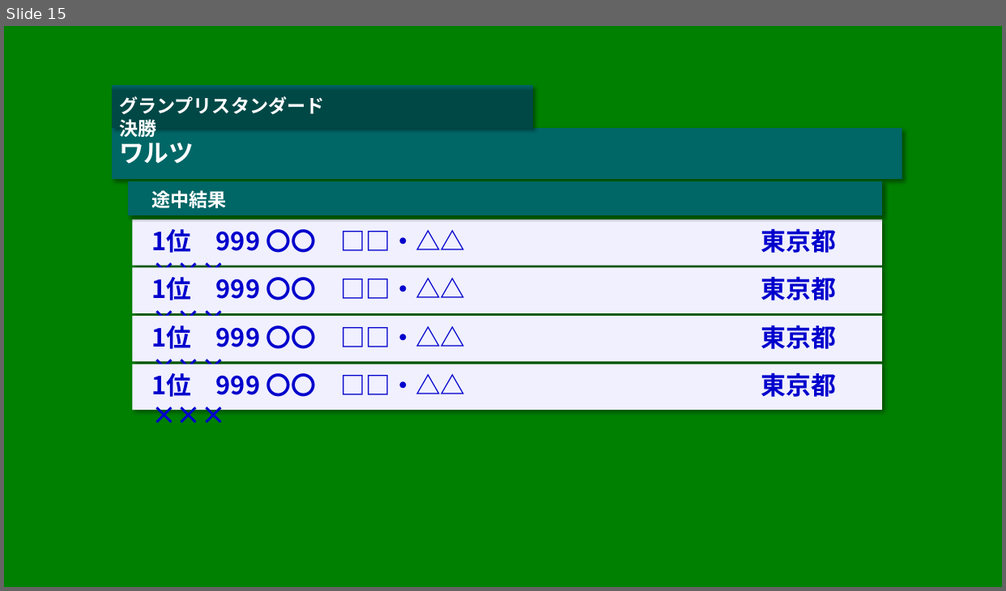
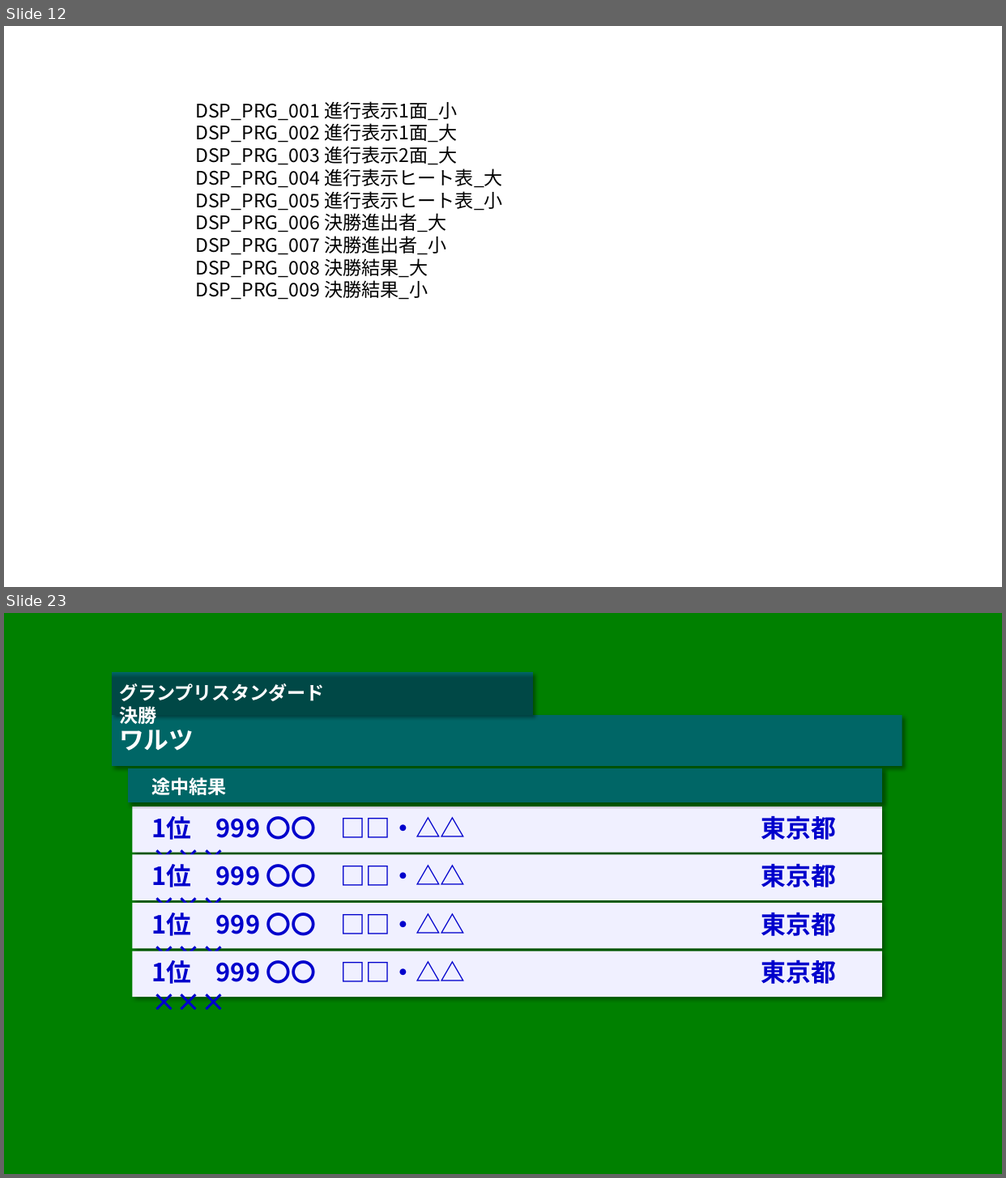
Before and after one commit to fumisaku/DSDsp, a slide deck: 画面デザイン.pptx. Shown one above the other, each under a label of ours: slide 15 before the commit, slides 12 and 23 after it; the slides between them are not shown. The pictures are 1006x591 and 1006x1178 pixels, drawn with LibreOffice and Linux fonts; fonts in the diff are those of the drawing. Boxes give left, top, right and bottom in pixels: in the first picture for what was removed or moved away, otherwise in the second. Text is boxed around its words. In the diff, an @@ line names an element or a change of style, - is before the commit and + after.

```diff
--- a/画面デザイン.pptx
+++ b/画面デザイン.pptx
@@ slide 12 added at [4, 26, 1002, 587], background #FFFFFF @@
@@ text added at [195, 101, 503, 300], 18 pt, text #000000 @@
+DSP_PRG_001 進行表示1面_小
+DSP_PRG_002 進行表示1面_大
+DSP_PRG_003 進行表示2面_大
+DSP_PRG_004 進行表示ヒート表_大
+DSP_PRG_005 進行表示ヒート表_小
+DSP_PRG_006 決勝進出者_大
+DSP_PRG_007 決勝進出者_小
+DSP_PRG_008 決勝結果_大
+DSP_PRG_009 決勝結果_小
@@ what was slide 15 is now slide 23 @@
```
Also in this commit, not shown: 4 slides changed, 10 other slides added, 3 slides removed, 53 other files.
